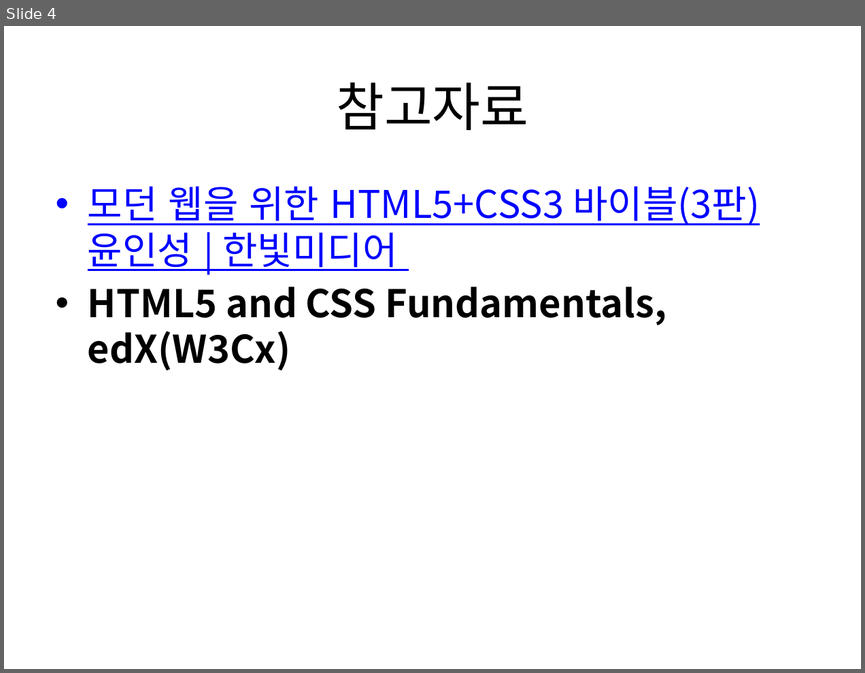
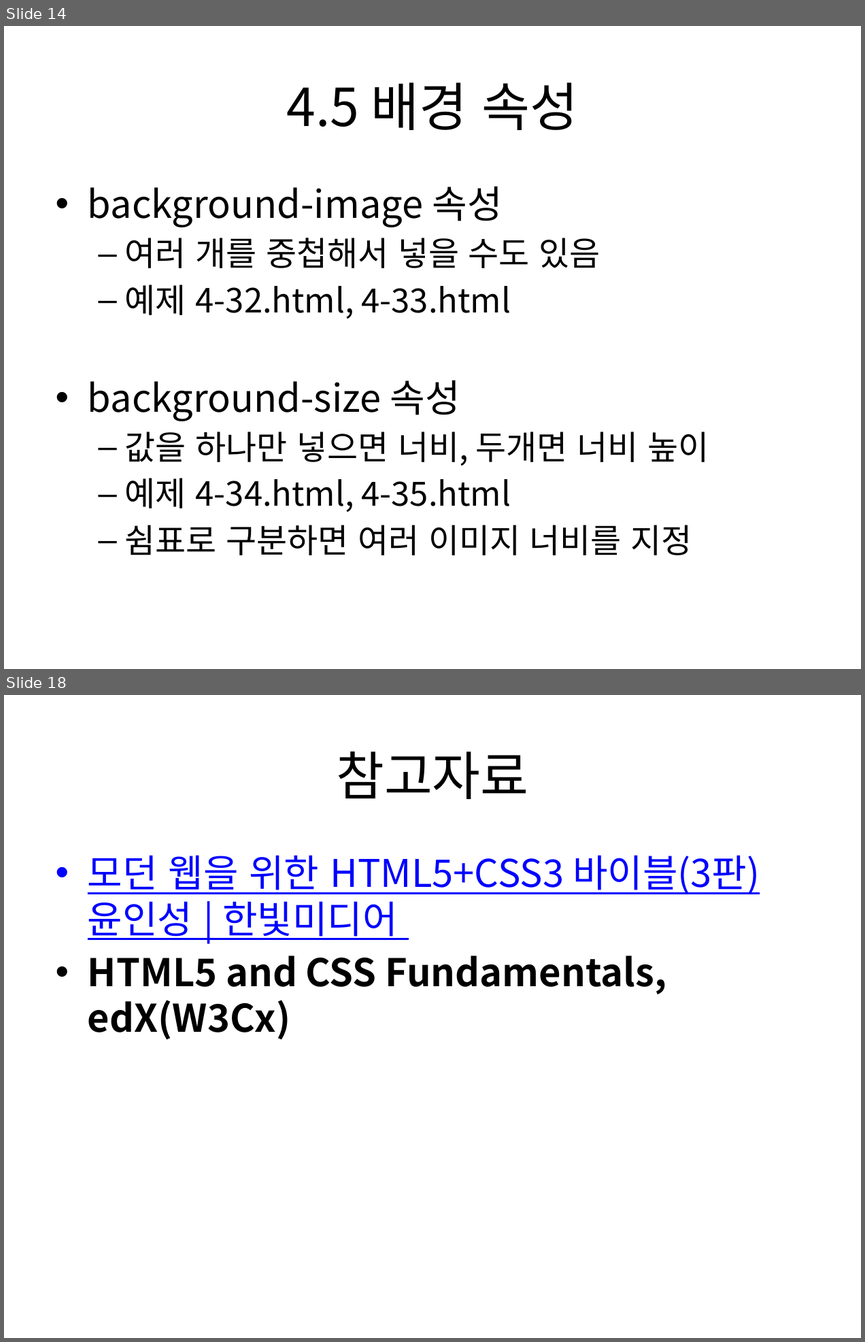
Before and after one commit to kdkcom1234/git2021, a slide deck: 1-html-css/04. CSS3 레이아웃 및 스타일 속성(2).pptx. Shown one above the other, each under a label of ours: slide 4 before the commit, slides 14 and 18 after it; the slides between them are not shown. The pictures are 865x673 and 865x1342 pixels, drawn with LibreOffice and Linux fonts; fonts in the diff are those of the drawing. Boxes give left, top, right and bottom in pixels: in the first picture for what was removed or moved away, otherwise in the second. Text is boxed around its words. In the diff, an @@ line names an element or a change of style, - is before the commit and + after.

```diff
--- a/1-html-css/04. CSS3 레이아웃 및 스타일 속성(2).pptx
+++ b/1-html-css/04. CSS3 레이아웃 및 스타일 속성(2).pptx
@@ slide 14 added at [4, 26, 861, 669], background #FFFFFF @@
@@ title added at [286, 82, 579, 130], 44 pt, text #000000 @@
+4.5 배경 속성
@@ text added at [88, 186, 708, 555], 28 pt, text #000000 @@
+• background-image 속성
+  – 여러 개를 중첩해서 넣을 수도 있음
+  – 예제 4-32.html, 4-33.html
+• background-size 속성
+  – 값을 하나만 넣으면 너비, 두개면 너비 높이
+  – 예제 4-34.html, 4-35.html
+  – 쉼표로 구분하면 여러 이미지 너비를 지정
@@ what was slide 4 is now slide 18 @@
```
Also in this commit, not shown: 1 slide changed, 14 other slides added, 1 slide removed, 24 other files.
